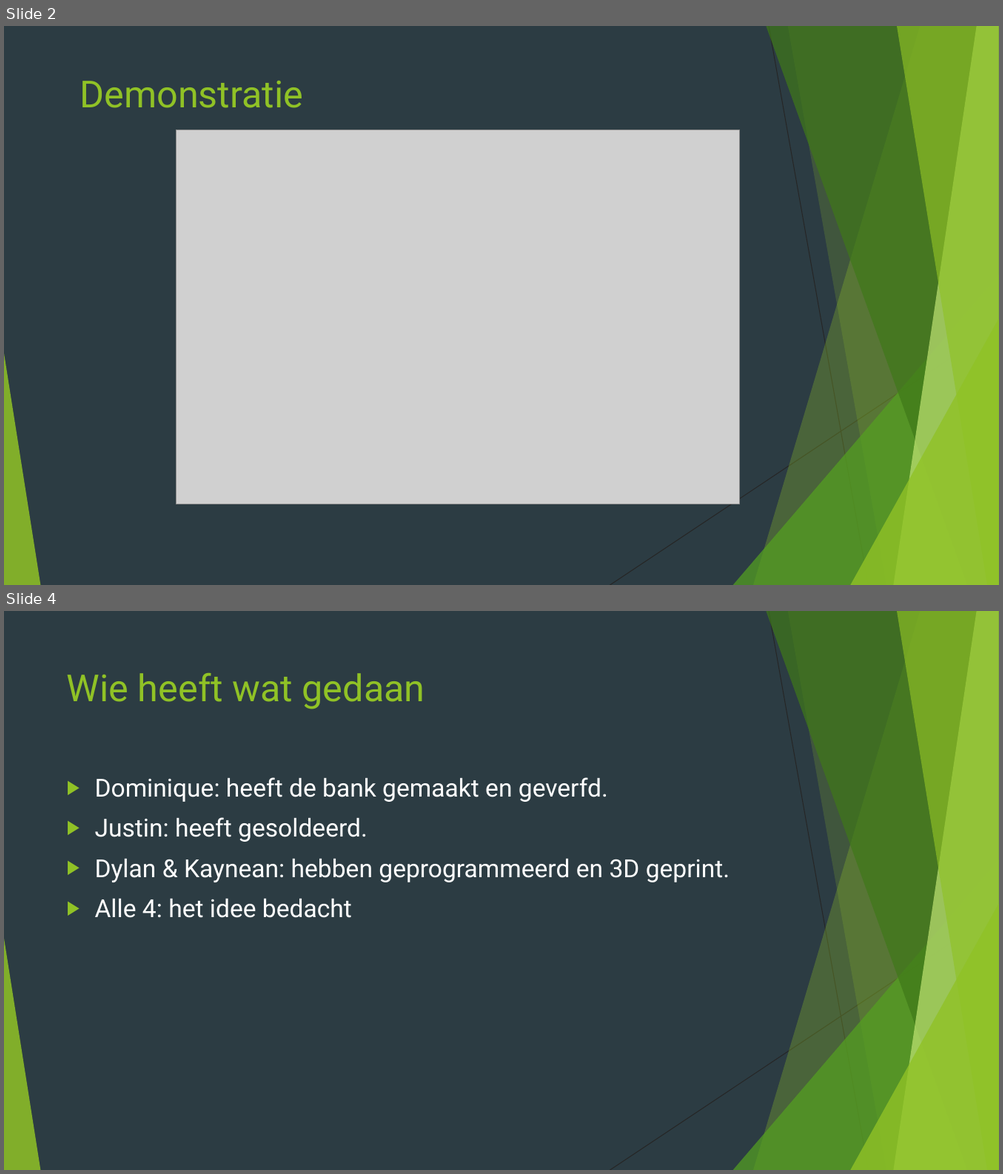
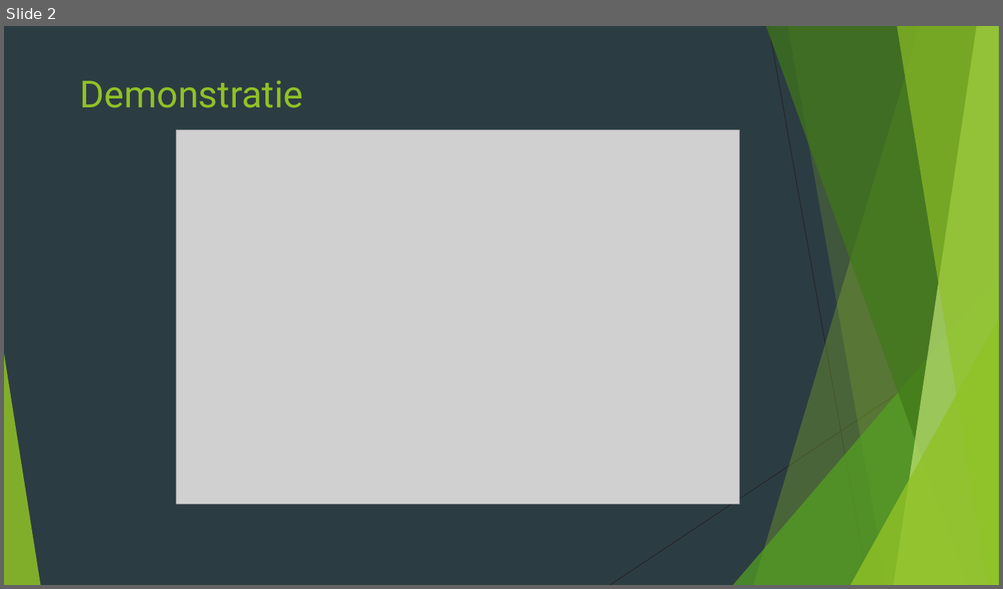
Before and after one commit to BM4GIT/PA-competitie, a slide deck: 2018-2019/ABC Autobewaking/Documenten/Presentatie.pptx. Shown one above the other, each under a label of ours: slides 2 and 4 before the commit, slide 2 after it; the slides between them are not shown. The pictures are 1003x1174 and 1003x589 pixels, drawn with LibreOffice and Linux fonts; fonts in the diff are those of the drawing; grey boxes stand for pictures. Boxes give left, top, right and bottom in pixels: in the first picture for what was removed or moved away, otherwise in the second. Text is boxed around its words. In the diff, an @@ line names an element or a change of style, - is before the commit and + after.

```diff
--- a/2018-2019/ABC Autobewaking/Documenten/Presentatie.pptx
+++ b/2018-2019/ABC Autobewaking/Documenten/Presentatie.pptx
@@ slide 4 removed at box(4, 611, 999, 1170), background #2C3C43; not listed: 10 template elements that a slide beside it also shows @@
@@ title removed at box(67, 673, 425, 709) @@
-Wie heeft wat gedaan
@@ text removed at box(95, 777, 729, 918) @@
-▶ Dominique: heeft de bank gemaakt en geverfd.
-▶ Justin: heeft gesoldeerd.
-▶ Dylan & Kaynean: hebben geprogrammeerd en 3D geprint.
-▶ Alle 4: het idee bedacht
```
Also in this commit, not shown: 5 slides changed, 1 slide added, 51 other files.
